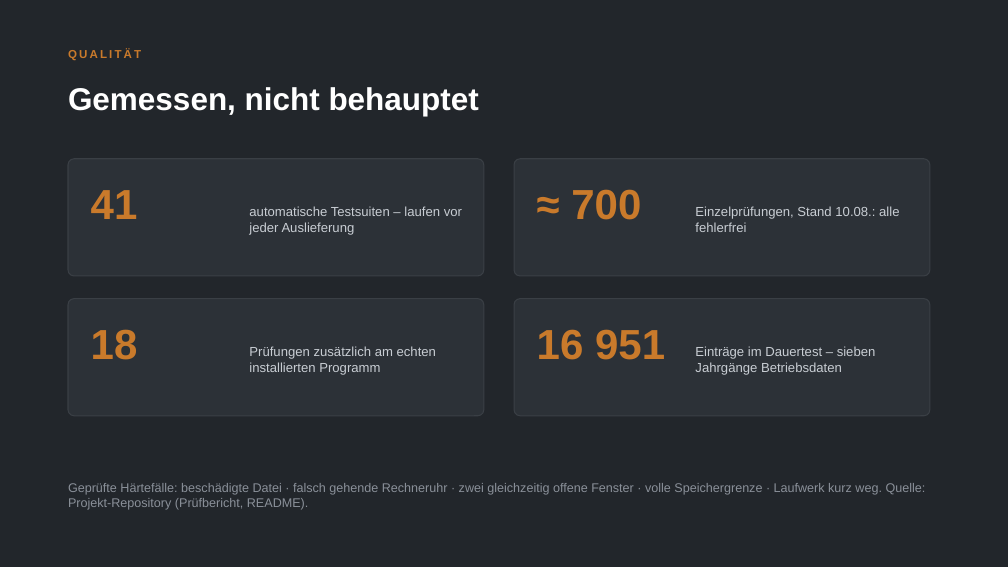
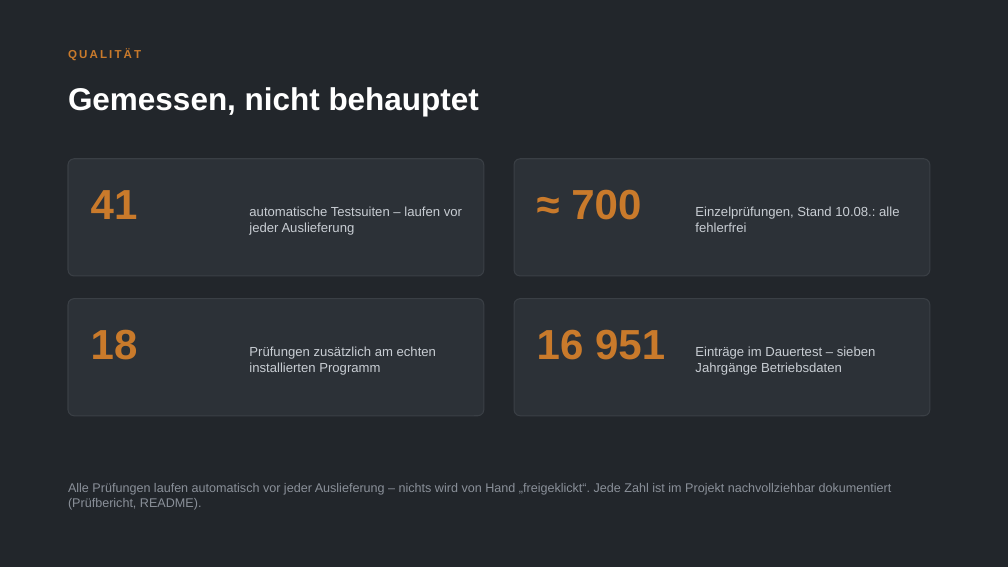
Before and after one commit to ciraciroberto90-debug/WerkstattKalender, a slide deck: slide 11 of doku/Werkstatt-Cockpit-Workshop.pptx (slide 10 before the commit). Drawn at 1008x567 pixels with LibreOffice and Linux fonts; fonts in the diff are those of the drawing. Boxes give left, top, right and bottom in pixels: in the first picture for what was removed or moved away, otherwise in the second. Text is boxed around its words. In the diff, an @@ line names an element or a change of style, - is before the commit and + after.

```diff
--- a/doku/Werkstatt-Cockpit-Workshop.pptx
+++ b/doku/Werkstatt-Cockpit-Workshop.pptx
@@ text at [68, 483, 892, 510]: text changed @@
-Geprüfte Härtefälle: beschädigte Datei · falsch gehende Rechneruhr · zwei gleichzeitig offene Fenster · volle Speichergrenze · Laufwerk kurz weg. Quelle: Projekt-Repository (Prüfbericht, README).
+Alle Prüfungen laufen automatisch vor jeder Auslieferung – nichts wird von Hand „freigeklickt“. Jede Zahl ist im Projekt nachvollziehbar dokumentiert (Prüfbericht, README).
```
Also in this commit, not shown: 3 other slides changed, 2 slides added, 1 slide removed, 2 other files.
